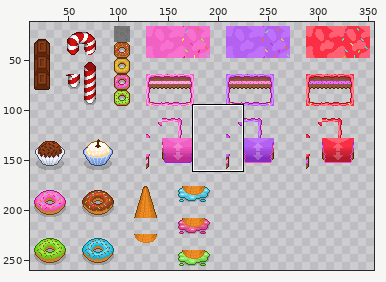
A sprite sheet gets an edit: Assets/Resources/Tilesets/tank arena.png. The first picture is a wide view before the edit; the outline marks the close-up.
Close-up. Before the edit:
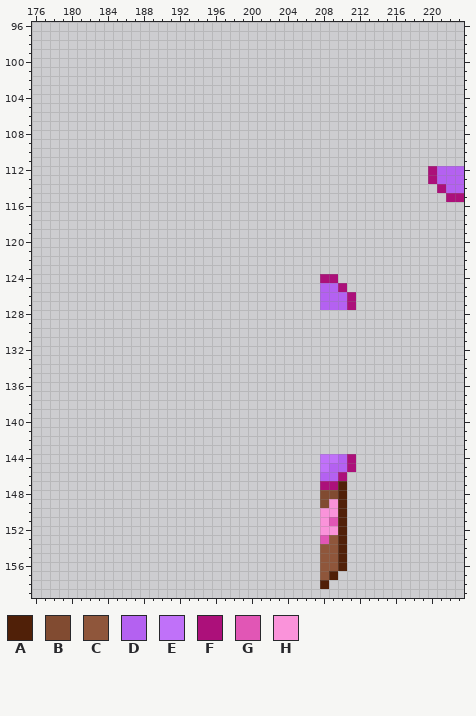
The file is 384x304 pixels. Colours within 5 levels of each other are drawn and written as one. Shown: x 176..223, y 96..159. The wide view leaves out empty margins. The commit also changed other parts of the picture, which this record leaves out.
Palette (. is transparent): A #502008  B #814b31  C #8f563b  D #b461f1  E #c071f9  F #ac107a  G #e156b5  H #fa93da
Pixels before (only the part around the change), first column x 176:
 96 ................................................
 97 ................................................
 98 ................................................
 99 ................................................
100 ................................................
101 ................................................
102 ................................................
103 ................................................
104 ................................................
105 ................................................
106 ................................................
107 ................................................
108 ................................................
109 ................................................
110 ................................................
111 ................................................
112 ............................................FDDD
113 ............................................FDDD
114 .............................................FDD
115 ..............................................FF
116 ................................................
117 ................................................
118 ................................................
119 ................................................
120 ................................................
121 ................................................
122 ................................................
123 ................................................
124 ................................FF..............
125 ................................DDF.............
126 ................................DDDF............
127 ................................DDDF............
128 ................................................
129 ................................................
130 ................................................
131 ................................................
132 ................................................
133 ................................................
134 ................................................
135 ................................................
136 ................................................
137 ................................................
138 ................................................
139 ................................................
140 ................................................
141 ................................................
142 ................................................
143 ................................................
144 ................................EEDF............
145 ................................EDDF............
146 ................................DDF.............
147 ................................FFA.............
148 ................................BBA.............
149 ................................BHA.............
150 ................................HHA.............
151 ................................HGA.............
152 ................................HHA.............
153 ................................GCA.............
154 ................................CCA.............
155 ................................CCA.............
156 ................................CCA.............
157 ................................CA..............
158 ................................A...............
159 ................................................
Now the later version:
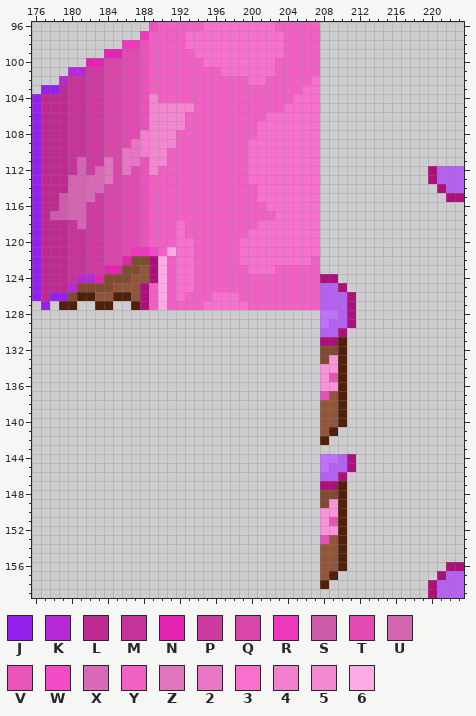
Colours new in this view: J #9520eb  K #b729d6  L #be2a90  M #c63499  N #e423b2  P #ce3ba0  Q #d947ab  R #ee39bf  S #cd5daa  T #e14bb2  U #d365b1  V #e953ba  W #f14cc6  X #d96ab7  Y #f161c4  Z #e175bf  2 #e876c4  3 #f971ce  4 #f280ce  5 #f487d2  6 #ffabe5
Diff:
Changed rows in their new state; - is an unchanged pixel.
first column x 176:
 96 -------------WYYYYY33333333YYYYY----
 97 ------------RYYYY33333333333YYYY----
 98 ----------RRVYYYY33333333333YYYY----
 99 --------NNTTVYYYYY3333333333YYYY----
100 ------NNQQTTVYYYYYY33333333YYYYY----
101 ----KKPPQQTTVYYYYYYYY333333YYYYY----
102 ---KMMPPQQTTVYYYYYYYYYYY33YYYYY3----
103 -JJLMMPPQQTTVYYYYYYYYYYYYYYYYY33----
104 JLLLMMPPQQTTV5YYYYYYYYYYYYYYY333----
105 JLLLMMPPQQTTV55555YYYYYYYYYY3333----
106 JLLLMMPPQQTTV5555YYYYYYYYY333333----
107 JLLLMMPPQQTTV5555YYYYYYYY3333333----
108 JLLLMMPPQQTT4555YYYYYYYYY3333333----
109 JLLLMMPPQQT24555YYYYYYYY33333333----
110 JLLLMMPPQQ22455YYYYYYYYY33333333----
111 JLLLMUPPZQ22V55YYYYYYYYY33333333----
112 JLLLMUPXZQ2TV5YYYYYYYYYY33333333----
113 JLLLUUXXZQTTVYYYYYYYYYYY33333333----
114 JLLLUUXXQQTTVYYYYYYYYYYYY3333333----
115 JLLSUUXPQQTTVYYYYYYYYYYYY3333333----
116 JLLSUUPPQQTTVYYYYYYYYYYYYY333333----
117 JLSSUUPPQQTTVYYYYYYYYYYYYYY33333----
118 JLLLMUPPQQTTVYYY3YYYYYYYY3333333----
119 JLLLMMPPQQTTVYYY3YYYYYYY33333333----
120 JLLLMMPPQQTTVYYY33YYYYY333333333----
121 JLLLMMPPQQTRRWY633YYYYY333333333----
122 JLLLMMPPQQNBBF6Y33YYYYY33333333Y----
123 JLLLMMPPNNBBCF6Y33YYYYYY333YYYYY----
124 JLLLMKKNBBBCCF6Y33YYYYYYYYYYYYYY----
125 JLLLKBBBBCCCFY6Y33YYYYYYYYYYYYYY----
126 JLJJBAACCAACFY6Y3YYY333YYYYYYYYY----
127 -J-AA--AA--AFY6YYYY33333YYYYYYYY----
128 --------------------------------EEDF
129 --------------------------------EDDF
130 --------------------------------DDF-
131 --------------------------------FFA-
132 --------------------------------BBA-
133 --------------------------------BHA-
134 --------------------------------HHA-
135 --------------------------------HGA-
136 --------------------------------HHA-
137 --------------------------------GCA-
138 --------------------------------CCA-
139 --------------------------------CCA-
140 --------------------------------CCA-
141 --------------------------------CA--
142 --------------------------------A---
first column x 220:
156 --FF
157 -FDD
158 FDDD
159 FDDD
Where, in picture pixels (left, top, right, bottom), the same in both close-ups:
added: (32, 22, 356, 445)
added: (428, 562, 464, 598)
